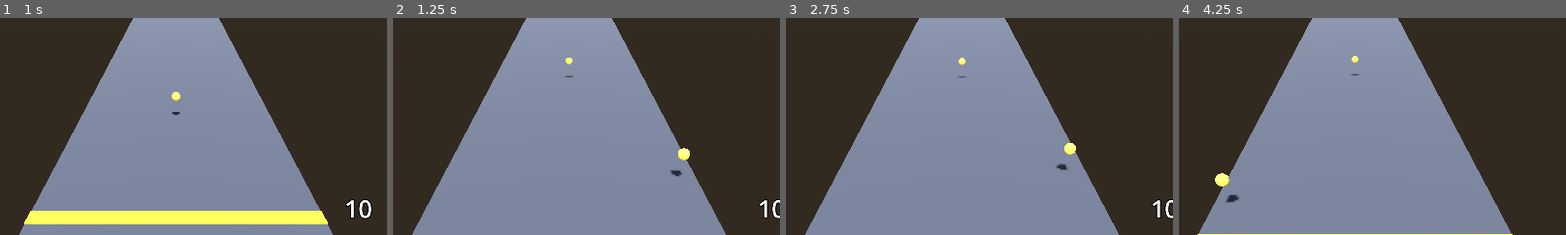
Above: before the commit, frames 1-4 (left to right).
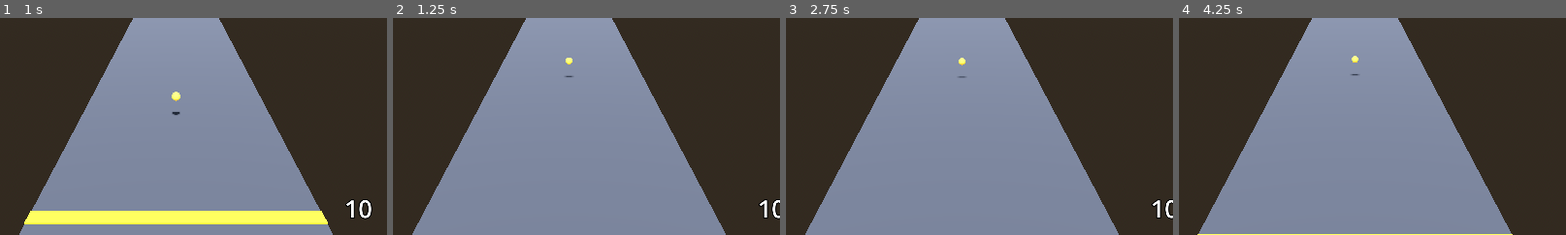
Above: after the commit, the same moments.

Repository: shuhei0916/music-shooter
Game: Godot game, scene res://scenes/main.tscn
Two runs of this game, one before a commit and one after it. Both use one fixed random seed, a clock stepped at 60 frames per second and the inputs below. Sound files missing from this copy of the repository are replaced by a short silence.
Inputs (mouse positions are % of the whole screen's width and height, from its top left):
- Up to frame 1 (1 s): tap Enter (ui_accept) at 0.5, 0.77 s; move the mouse to (72, 45) at 0.52 s; hold D (move_right) from 0.53 s (still down); hold Shift from 0.53 s (still down); click (72, 45) at 0.67 s
- Up to frame 2 (1.25 s): keep holding D (move_right); keep holding Shift
- Up to frame 3 (2.75 s): release D (move_right) at 1.25 s; release Shift at 1.25 s; drag from (30, 55) to (45, 70) at 1.27 s; tap Enter (ui_accept) at 2 s; move the mouse to (60, 28) at 2.02 s; hold D (move_right) from 2.03 s (still down); tap Ctrl at 2.1 s
- Up to frame 4 (4.25 s): release D (move_right) at 2.75 s; drag from (45, 70) to (20, 35) at 2.77 s; tap Enter (ui_accept) at 3.5, 3.77 s; move the mouse to (80, 65) at 3.52 s; hold A (move_left) from 3.53 s (still down); tap Alt at 3.6 s
The pictures show only the part of the screen within x 27-77%, y 8-58%; the shares and areas given below are measured in that part.

Frame 1 is identical in both runs. In frame 2, 0.2% of the frame differs, in the area x 71-77%, y 59-74%; in frame 3, 0.2%; in frame 4, 0.3%, in the area x 9-16%, y 71-86%.

Commit message:
feat: 弾は初め1小節に1発、連射の段階が上がると2拍に1発、上限で1拍に1発にする
1小節に1発でも小節の頭にそろうよう、弾を撃つ拍の線は最初の小節の頭から数える

Co-Authored-By: Claude Opus 5.5 <noreply@anthropic.com>

Diff:
--- a/scripts/main.gd
+++ b/scripts/main.gd
@@ -56,7 +56,7 @@
 var _course: Course
 var _clock: SongClock
 var _lanes: Lanes
-var _grid: BeatGrid
+var _shot_grid: BeatGrid
 var _map: SongMap
 var _result := Judge.Result.PLAYING
 
@@ -81,7 +81,7 @@
 	_course = Course.new(forward_speed, course_length)
 	_lanes = Lanes.new(lane_count, lane_width)
 	_map = SongMap.from_json(_read_beats_json(), bpm)
-	_grid = _map.grid
+	_shot_grid = _map.shot_grid()
 	_beat_hud.beats_per_bar = _map.beats_per_bar
 	_clock.start()
 	$PauseMenu.quit_requested.connect(get_tree().quit)
@@ -100,7 +100,7 @@
 		return
 	_clock.advance(delta)
 	_course.seek(_clock.time())
-	_player.shoot_on_beat(_clock.time(), _grid)
+	_player.shoot_on_beat(_clock.time(), _shot_grid)
 	var pos := _map.at(_clock.time())
 	_player.dance(pos)
 	_beat_hud.show_at(pos)
--- a/scripts/player_stats.gd
+++ b/scripts/player_stats.gd
@@ -2,8 +2,11 @@
 extends RefCounted
 ## プレイヤーの能力値。HPは耐久力、威力と連射の段階は攻撃力
 
-## 連射の段階の上限。0: 1拍に1発、1: 半拍に1発、2: 4分の1拍に1発
+## 連射の段階の上限。0: 1小節（4拍）に1発、1: 2拍に1発、2: 1拍に1発
+## 撃ちすぎにならないよう、多くても1拍に1発までにする
 const MAX_FIRE_LEVEL := 2
+## 連射の段階が 0 のときに、何拍に1発撃つか
+const BASE_BEATS_PER_SHOT := 4.0
 
 var health: Health
 var power := 1
@@ -19,4 +22,4 @@
 
 
 func beats_per_shot() -> float:
-	return 1.0 / pow(2, fire_level)
+	return BASE_BEATS_PER_SHOT / pow(2, fire_level)
--- a/scripts/song_map.gd
+++ b/scripts/song_map.gd
@@ -47,6 +47,11 @@
 		"label": str(data.get("label", "")),
 		"energy": float(data.get("energy", 0.0)),
 	}
+
+
+## 弾を撃つ拍の線。拍は同じで、最初の小節の頭から数えるので、何拍かごとに撃っても小節の頭にそろう
+func shot_grid() -> BeatGrid:
+	return BeatGrid.new(grid.bpm, downbeat)
 
 
 ## time 秒の位置。section_index・section_count・label・energy・bar_in_section・
--- a/test/scene/test_main_music.gd
+++ b/test/scene/test_main_music.gd
@@ -22,6 +22,7 @@
 	main.layout = [{"z": 500.0, "enemies": [[1, 1]]}]
 	main.bpm = 120.0
 	add_child_autofree(main)
+	main.get_node("Player").stats.fire_level = PlayerStats.MAX_FIRE_LEVEL
 	simulate(main, 4, 0.25)
 	assert_eq(_find_all(main, Bullet).size(), 3)
 
@@ -130,3 +131,19 @@
 	var main := _make_main(10.0, 100.0)
 	simulate(main, 1, 0.02)
 	assert_gt(main.get_node("Player/Pivot").scale.y, 1.0)
+
+
+func test_初めは小節の頭で弾を撃つ():
+	var beats := FileAccess.open("user://test_song.beats.json", FileAccess.WRITE)
+	beats.store_string('{"bpm": 120.0, "offset": 0.25, "beats_per_bar": 4, "downbeat": 0.75}')
+	beats.close()
+	var main: Main = MainScene.instantiate()
+	main.song_path = "user://test_song.mp3"
+	main.layout = [{"z": 500.0, "enemies": [[1, 1]]}]
+	add_child_autofree(main)
+	DirAccess.remove_absolute("user://test_song.beats.json")
+	# 最初の拍（0.25 秒）では撃たず、小節の頭（0.75 秒）で撃つ
+	simulate(main, 2, 0.25)
+	assert_eq(_find_all(main, Bullet).size(), 0)
+	simulate(main, 2, 0.25)
+	assert_eq(_find_all(main, Bullet).size(), 1)
--- a/test/scene/test_player.gd
+++ b/test/scene/test_player.gd
@@ -44,21 +44,26 @@
 	return player.get_parent().get_children().filter(func(n): return n is Bullet)
 
 
-func test_拍ごとに弾を撃つ():
+func _shots(fire_level: int, times: Array) -> int:
 	var player := _make_player_on_stage()
+	player.stats.fire_level = fire_level
 	var grid := BeatGrid.new(120.0)
-	for time in [0.0, 0.25, 0.5, 0.75, 1.0]:
+	for time in times:
 		player.shoot_on_beat(time, grid)
-	assert_eq(_bullets_of(player).size(), 3)
+	return _bullets_of(player).size()
 
 
-func test_連射の段階が上がると半拍ごとに撃つ():
-	var player := _make_player_on_stage()
-	player.stats.fire_level = 1
-	var grid := BeatGrid.new(120.0)
-	for time in [0.0, 0.25, 0.5, 0.75, 1.0]:
-		player.shoot_on_beat(time, grid)
-	assert_eq(_bullets_of(player).size(), 5)
+func test_初めは1小節ごとに弾を撃つ():
+	# BPM 120 なので1拍は 0.5 秒、1小節は 2 秒。0・2・4 秒で撃つ
+	assert_eq(_shots(0, [0.0, 0.5, 1.0, 1.5, 2.0, 2.5, 3.0, 3.5, 4.0]), 3)
+
+
+func test_連射の段階が上がると2拍ごとに撃つ():
+	assert_eq(_shots(1, [0.0, 0.5, 1.0, 1.5, 2.0]), 3)
+
+
+func test_連射の段階が上限なら1拍ごとに撃つ():
+	assert_eq(_shots(PlayerStats.MAX_FIRE_LEVEL, [0.0, 0.25, 0.5, 0.75, 1.0]), 3)
 
 
 func test_時間がたつだけでは弾を撃たない():
--- a/test/unit/test_player_stats.gd
+++ b/test/unit/test_player_stats.gd
@@ -6,10 +6,10 @@
 	assert_eq([stats.health.hp, stats.power, stats.fire_level], [10, 1, 0])
 
 
-func test_連射の段階が上がるごとに撃つ間隔の拍が半分になる():
+func test_初めは1小節に1発で連射の段階が上がるごとに撃つ間隔の拍が半分になる():
 	var stats := PlayerStats.new(10)
 	var beats := []
-	for level in 3:
+	for level in PlayerStats.MAX_FIRE_LEVEL + 1:
 		stats.fire_level = level
 		beats.append(stats.beats_per_shot())
-	assert_eq(beats, [1.0, 0.5, 0.25])
+	assert_eq(beats, [4.0, 2.0, 1.0])
--- a/test/unit/test_song_map.gd
+++ b/test/unit/test_song_map.gd
@@ -86,3 +86,9 @@
 	# 拍は 0.25 秒から 0.5 秒ごと。0.75 秒と 2.75 秒は小節の頭なので除く
 	var lines := _map().beat_lines(10.0, 3.3)
 	assert_eq(lines, [2.5, 12.5, 17.5, 22.5, 32.5])
+
+
+func test_弾を撃つ拍の線は最初の小節の頭から引く():
+	var grid := _map().shot_grid()
+	assert_almost_eq(grid.bpm, 120.0, 0.0001)
+	assert_almost_eq(grid.offset, 0.75, 0.0001)
